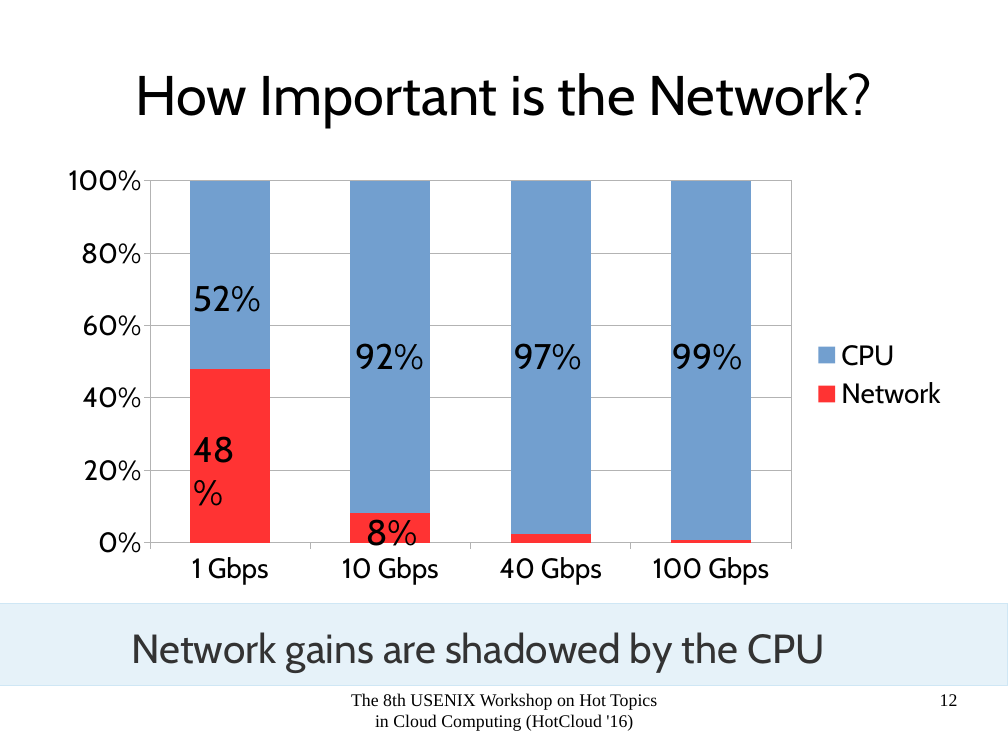
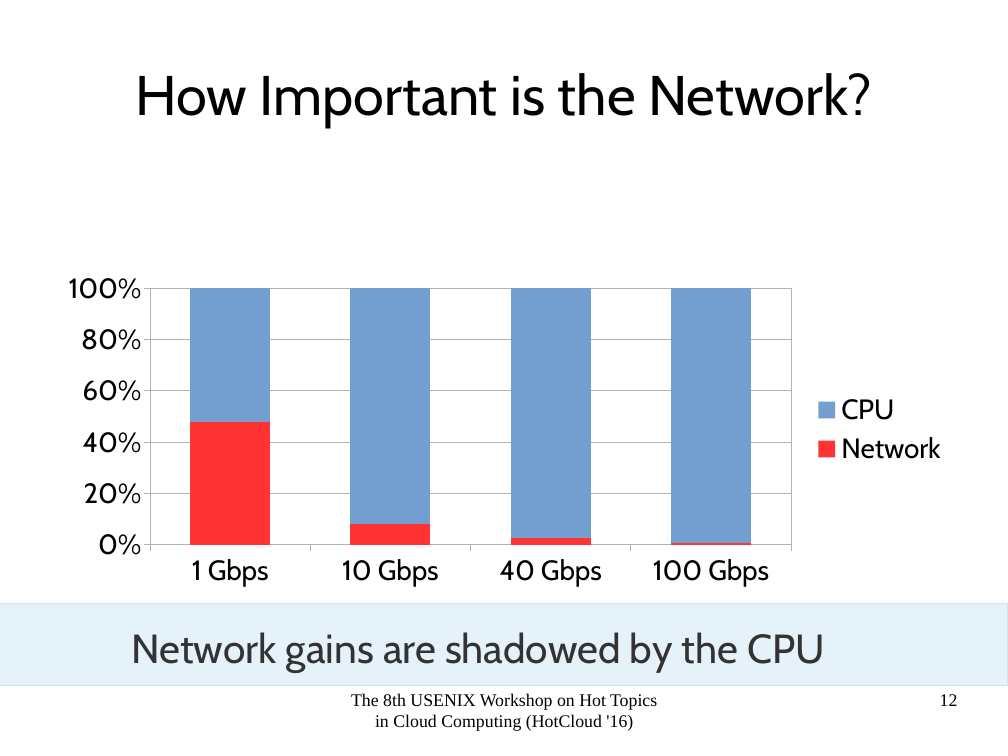
Before and after one commit to apache/incubator-crail-website, a slide deck: slide 12 of _graphix/website.odp. Drawn at 1008x756 pixels with LibreOffice and Linux fonts; fonts in the diff are those of the drawing; background and template pictures are left out. Boxes give left, top, right and bottom in pixels: in the first picture for what was removed or moved away, otherwise in the second. Text is boxed around its words. In the diff, an @@ line names an element or a change of style, - is before the commit and + after.

Commit message:
cpu network

```diff
--- a/_graphix/website.odp
+++ b/_graphix/website.odp
@@ column stacked 100% chart: place and size @@
-column stacked 100% chart at bbox=[50, 155, 958, 594]
+column stacked 100% chart at bbox=[50, 265, 958, 594]
@@ text removed at bbox=[193, 285, 261, 312] @@
-52%
@@ text removed at bbox=[355, 343, 424, 370] @@
-92%
@@ text removed at bbox=[514, 343, 582, 370] @@
-97%
@@ text removed at bbox=[672, 343, 742, 370] @@
-99%
@@ text removed at bbox=[193, 436, 235, 463] @@
-48%
@@ text removed at bbox=[366, 519, 417, 553] @@
-8%
```
Also in this commit, not shown: 1 other file.
